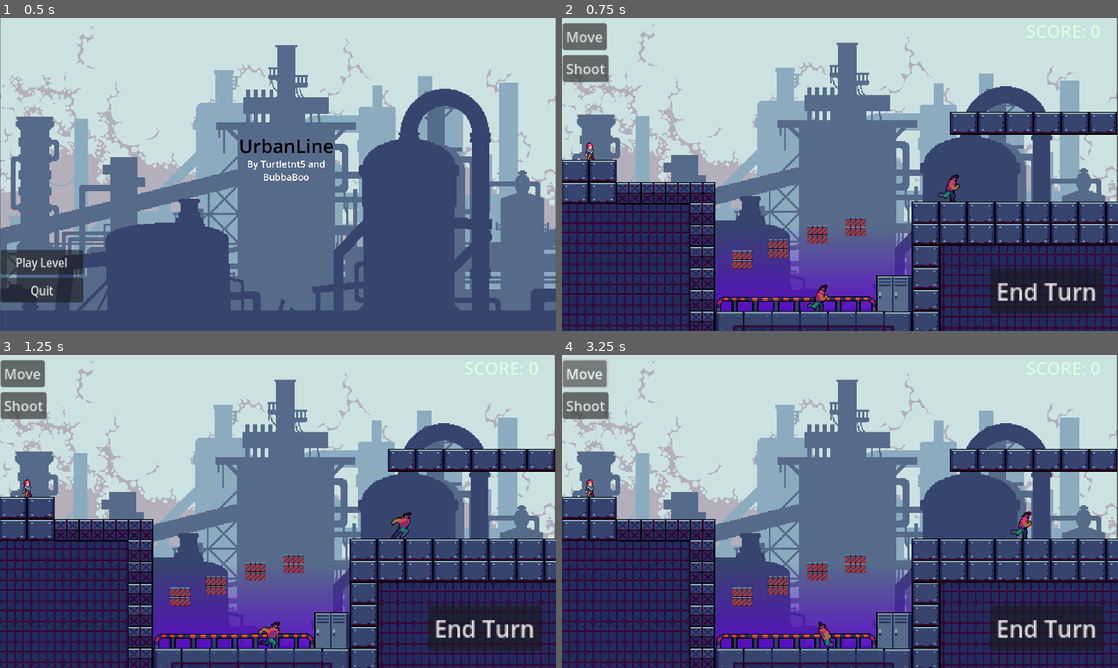
Above: before the commit, frames 1-4 (two rows, left to right).
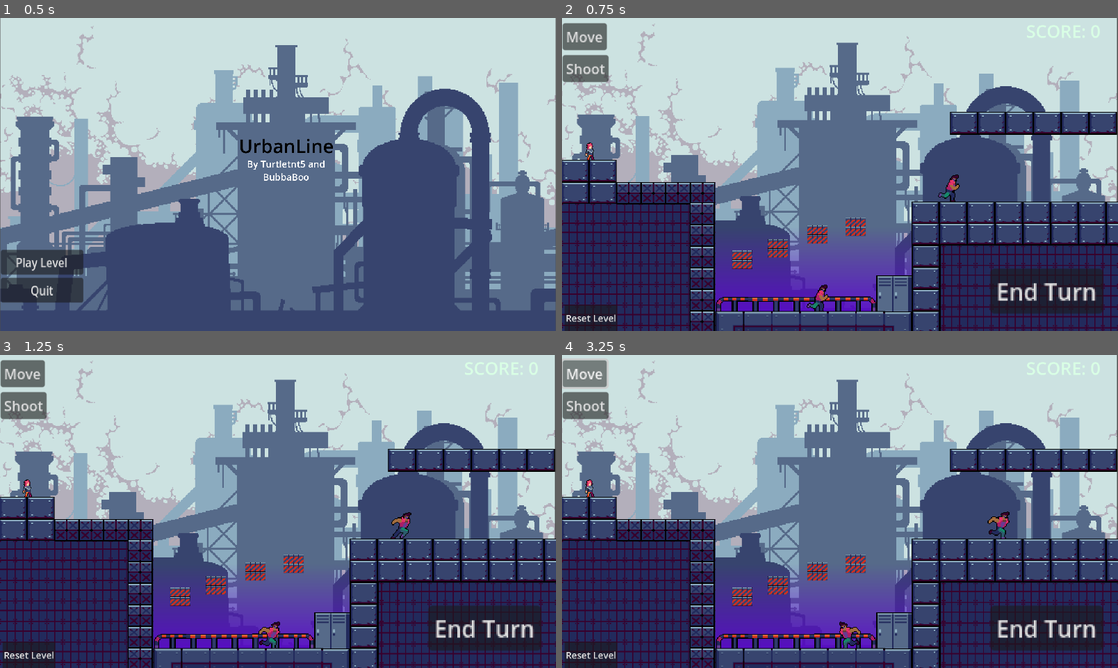
Above: after the commit, the same moments.

Repository: NeroDT67/Micojam14
Game: Godot game, scene res://zavior/Menu.tscn
The game is run twice, just before and just after one commit, with the same random seed, the same clock (stepped at 60 frames per second) and the same inputs.
Inputs (mouse positions are in pixels of both pictures, inside the frame that each line leads up to):
- Up to frame 1 (0.5 s): no input
- Up to frame 2 (0.75 s): click "Play Level" at 0.5 s
- Up to frame 3 (1.25 s): no input
- Up to frame 4 (3.25 s): click (589, 655) at 1.25 s, where only the run after the commit has a clickable "Reset Level"; click "End Turn" at 2 s; click "Move" at 2.75 s

Frame 1 is identical in both runs. In frame 2, 0.6% of the frame differs, in the area x 0-10%, y 91-100%; in frame 3, 0.6%; in frame 4, 1.3%, in the area x 0-85%, y 40-100%.

Commit message:
added reset button

Diff:
--- /dev/null
+++ b/zavior/ResetLevel.gd
@@ -0,0 +1,15 @@
+extends Button
+
+
+# Called when the node enters the scene tree for the first time.
+func _ready():
+	pass # Replace with function body.
+
+
+# Called every frame. 'delta' is the elapsed time since the previous frame.
+func _process(delta):
+	pass
+
+
+func _on_pressed():
+	get_tree().change_scene_to_file("res://zavior/node_2d.tscn")
--- a/zavior/node_2d.tscn
+++ b/zavior/node_2d.tscn
@@ -18,6 +18,7 @@
 [ext_resource type="PackedScene" uid="uid://h2hqcwk6scl0" path="res://UI/gameplay_ui.tscn" id="15_wyqlq"]
 [ext_resource type="PackedScene" uid="uid://ditcpx2ydna45" path="res://Characters/enemy/enemy.tscn" id="16_b8kym"]
 [ext_resource type="Script" path="res://zavior/scoreL.gd" id="16_w3uf3"]
+[ext_resource type="Script" path="res://zavior/ResetLevel.gd" id="18_3udul"]
 [ext_resource type="PackedScene" uid="uid://bv55x0cgkealh" path="res://music/music2d.tscn" id="18_we21t"]
 [ext_resource type="Script" path="res://zavior/Win Area.gd" id="20_pm4pl"]
 
@@ -360,6 +361,20 @@
 text = "HI"
 script = ExtResource("16_w3uf3")
 
+[node name="ResetLevel" type="Button" parent="Control"]
+layout_mode = 1
+anchors_preset = 2
+anchor_top = 1.0
+anchor_bottom = 1.0
+offset_left = 12.0
+offset_top = -93.0
+offset_right = 163.0
+offset_bottom = -1.0
+grow_vertical = 0
+theme_override_font_sizes/font_size = 32
+text = "Reset Level"
+script = ExtResource("18_3udul")
+
 [node name="enemy" parent="." instance=ExtResource("16_b8kym")]
 position = Vector2(1322, 558)
 PonitOne = Vector2(1300, 599)
@@ -386,6 +401,7 @@
 [connection signal="end_turn_pressed" from="Control/GameplayUi" to="Punk" method="startMoving"]
 [connection signal="move_pressed" from="Control/GameplayUi" to="Punk/Lines" method="DrawMoveLine"]
 [connection signal="shoot_pressed" from="Control/GameplayUi" to="Punk/Lines" method="DrawShootingLine"]
+[connection signal="pressed" from="Control/ResetLevel" to="Control/ResetLevel" method="_on_pressed"]
 [connection signal="body_entered" from="Win Area" to="Win Area" method="_on_body_entered"]
 
 [editable path="Punk"]
Not shown: 1 places in zavior/node_2d.tscn that only renumber resources
